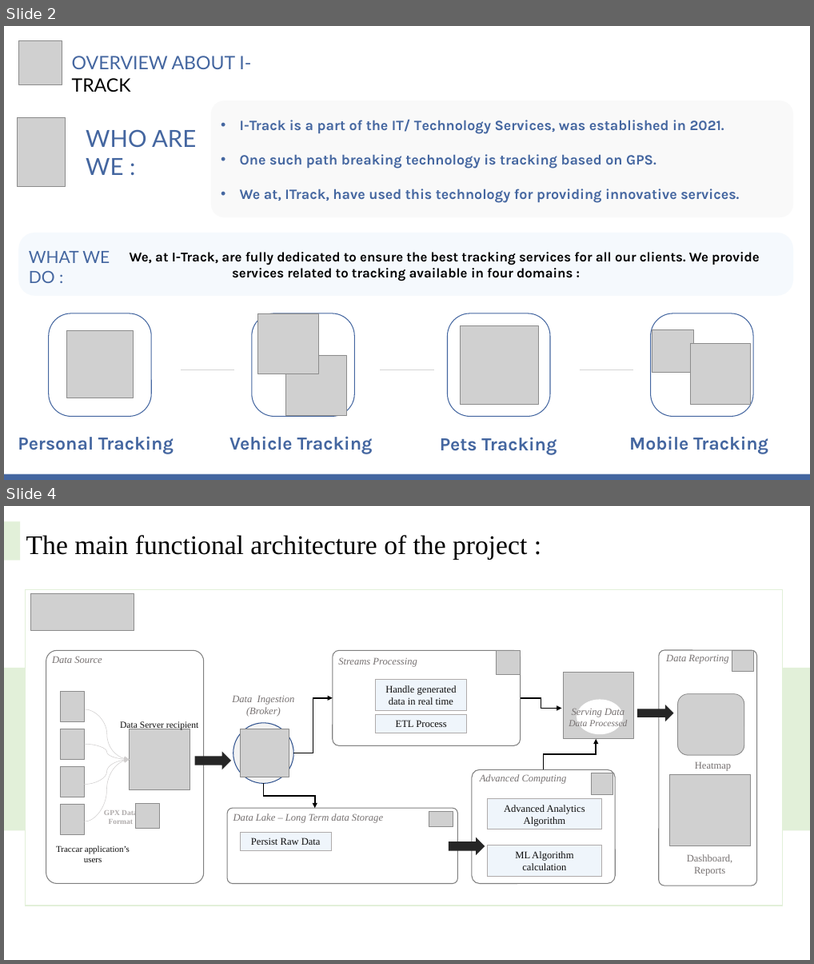
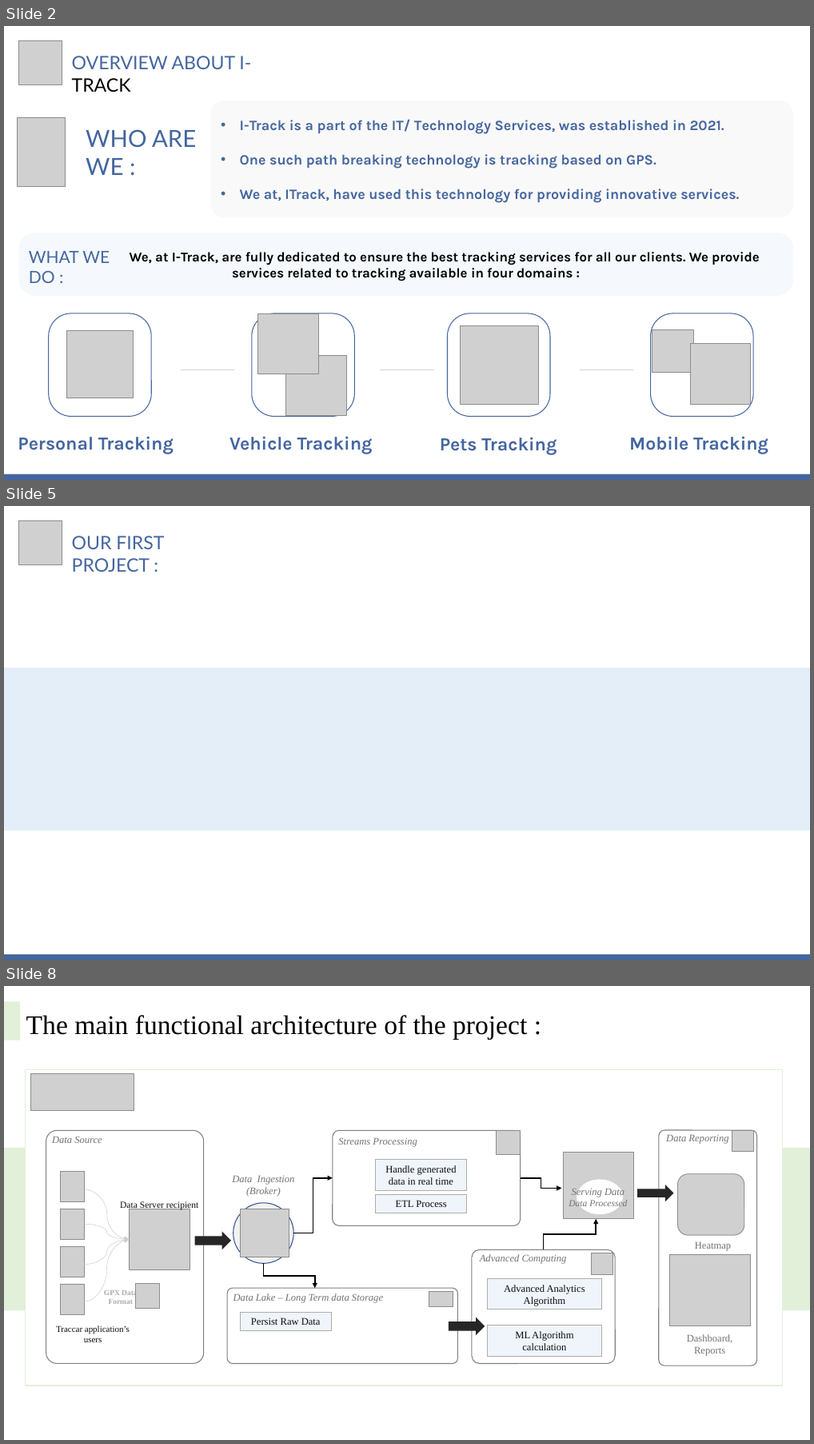
Before and after one commit to MiSalah/Real-Time-Data-Streaming-Analytics-System-for-tracking-Pedestrians, a slide deck: Progress' Presentations/Etat d'avancement - S1.pptx. Shown one above the other, each under a label of ours: slides 2 and 4 before the commit, slides 2, 5 and 8 after it; the slides between them are not shown. The pictures are 814x964 and 814x1444 pixels, drawn with LibreOffice and Linux fonts; fonts in the diff are those of the drawing; grey boxes stand for pictures; background and template pictures are left out. Boxes give left, top, right and bottom in pixels: in the first picture for what was removed or moved away, otherwise in the second. Text is boxed around its words. In the diff, an @@ line names an element or a change of style, - is before the commit and + after.

Commit message:
add the progress presentation v2 : [THE EXECUTIVE MEMBERS & Project overview - Done]

```diff
--- a/Progress' Presentations/Etat d'avancement - S1.pptx
+++ b/Progress' Presentations/Etat d'avancement - S1.pptx
@@ slide 5 added at [4, 506, 810, 960], background #FFFFFF @@
@@ picture added at [18, 520, 62, 564] @@
@@ text added at [72, 536, 164, 572], 22 pt, text #4466A0 @@
+OUR FIRST PROJECT :
@@ rectangle added at [4, 668, 810, 830], fill #E4EEF8 @@
@@ rectangle added at [4, 954, 810, 960], fill #4466A0 @@
@@ what was slide 4 is now slide 8 @@
```
Also in this commit, not shown: 2 slides changed, 2 other slides added.
